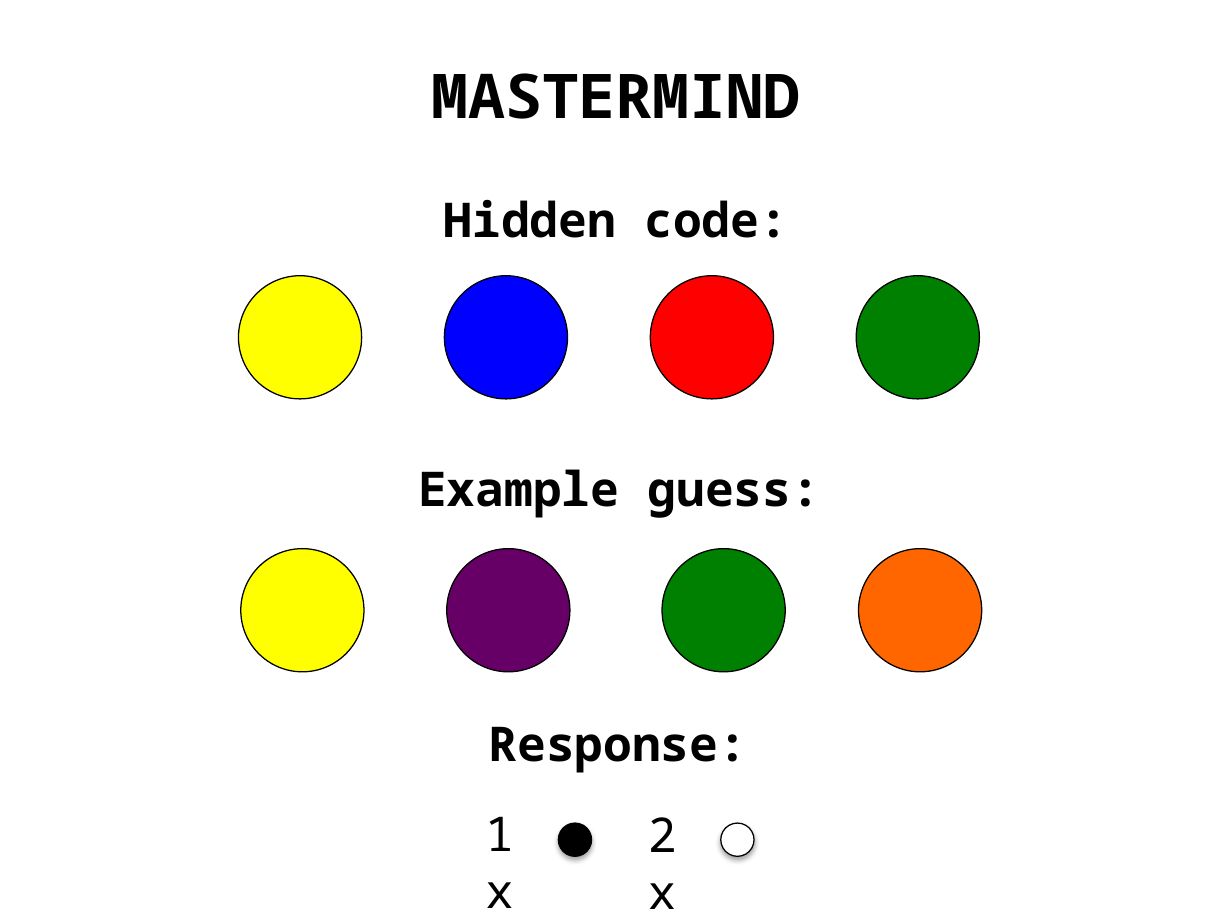
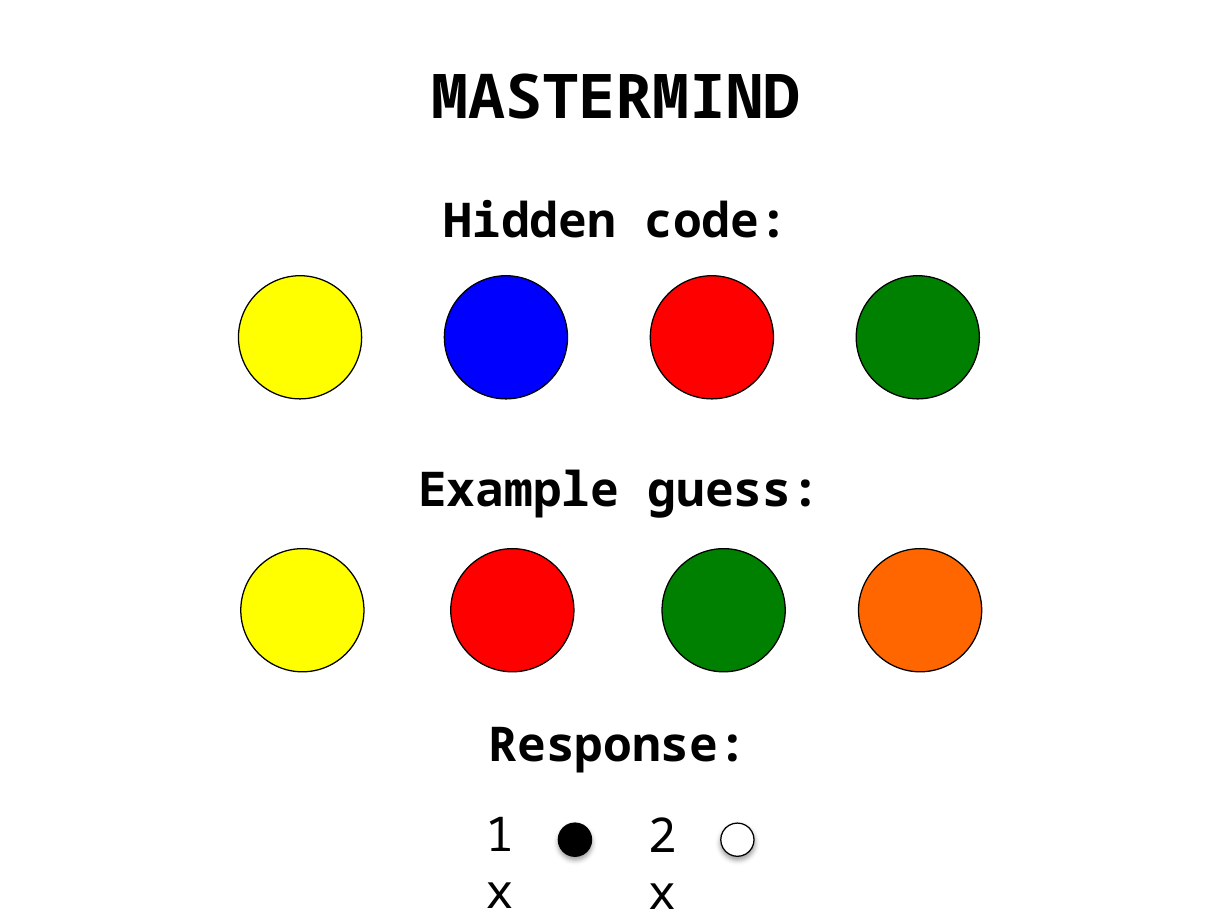
Before and after one commit to amlsf/am207project, a slide deck: slide 2 of video/am207_2.pptx. Drawn at 1232x924 pixels with LibreOffice and Linux fonts; fonts in the diff are those of the drawing. Boxes give left, top, right and bottom in pixels: in the first picture for what was removed or moved away, otherwise in the second. Text is boxed around its words. In the diff, an @@ line names an element or a change of style, - is before the commit and + after.

Commit message:
PPT

```diff
--- a/video/am207_2.pptx
+++ b/video/am207_2.pptx
@@ ellipse: place and size @@
-ellipse at [447, 548, 570, 671]
+ellipse at [451, 548, 574, 671]
@@ ellipse at [451, 548, 574, 671]: fill #660066 to #FF0000 @@
```
